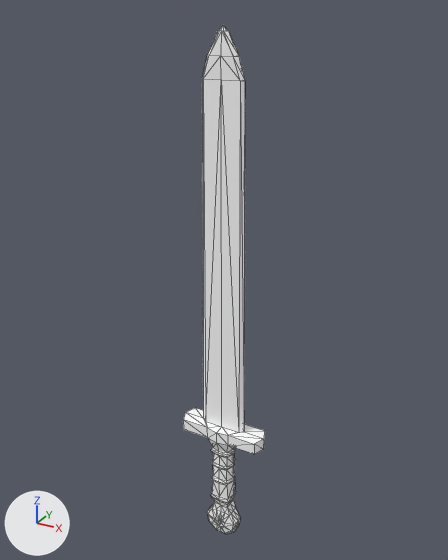
The glTF model frontend/assets/models3d/packs/quaternius-fbx/sword.glb as it was, and as the next commit left it.
Before and after are seen from a camera (50 mm lens) standing at (0.9, -1.633, 1.686) and looking at (-0.025, 0.049, 0.845). Every picture has the same lights, and +X, +Y and +Z are marked at lower left. The picture after the commit comes second. Mesh edges are drawn as thin lines. Where no turn or scale is listed for an object, it has been applied to the vertices.

The first picture shows 'Sword'.
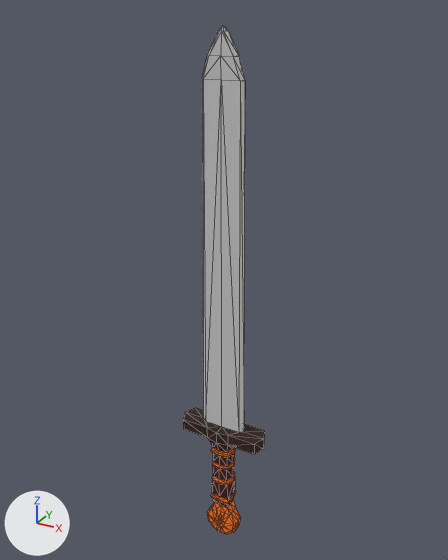
Where the change shows, as pixel boxes [x1, y1, x2, y2] in the pictures (448 x 560 px):
'Sword', recoloured, surface changed (white to grey)
    both: [183, 26, 265, 534]

Patch to the scene script:
```diff
--- a/frontend/assets/models3d/packs/quaternius-fbx/sword.glb.py
+++ b/frontend/assets/models3d/packs/quaternius-fbx/sword.glb.py
@@ mat_material_0 @@
 mat_material_0 = principled_material('Material_0')
-mat_material_0.base_color = (1.0, 1.0, 1.0)  # white #ffffff
+mat_material_0.base_color = (0.0179, 0.0012, 0.000534)  # black #240402
 mat_material_0.roughness = 0.85
+mat_material_0.emission_strength = 1.0
@@ mat_material_1 @@
 mat_material_1 = principled_material('Material_1')
-mat_material_1.base_color = (1.0, 1.0, 1.0)  # white #ffffff
+mat_material_1.base_color = (0.38, 0.0654, 0.00387)  # brown #a6480d
 mat_material_1.roughness = 0.85
+mat_material_1.emission_color = (0.38, 0.0654, 0.00387)  # brown #a6480d
+mat_material_1.emission_strength = 1.0
@@ mat_material_2 @@
 mat_material_2 = principled_material('Material_2')
-mat_material_2.base_color = (1.0, 1.0, 1.0)  # white #ffffff
+mat_material_2.base_color = (0.211, 0.211, 0.211)  # grey #7f7f7f
 mat_material_2.roughness = 0.85
+mat_material_2.emission_strength = 0.211
@@ mat_material_3 @@
 mat_material_3 = principled_material('Material_3')
-mat_material_3.base_color = (1.0, 1.0, 1.0)  # white #ffffff
+mat_material_3.base_color = (0.0111, 0.00363, 0.00159)  # black #1b0c05
 mat_material_3.roughness = 0.85
+mat_material_3.emission_color = (0.0111, 0.00363, 0.00159)  # black #1b0c05
+mat_material_3.emission_strength = 1.0
```
